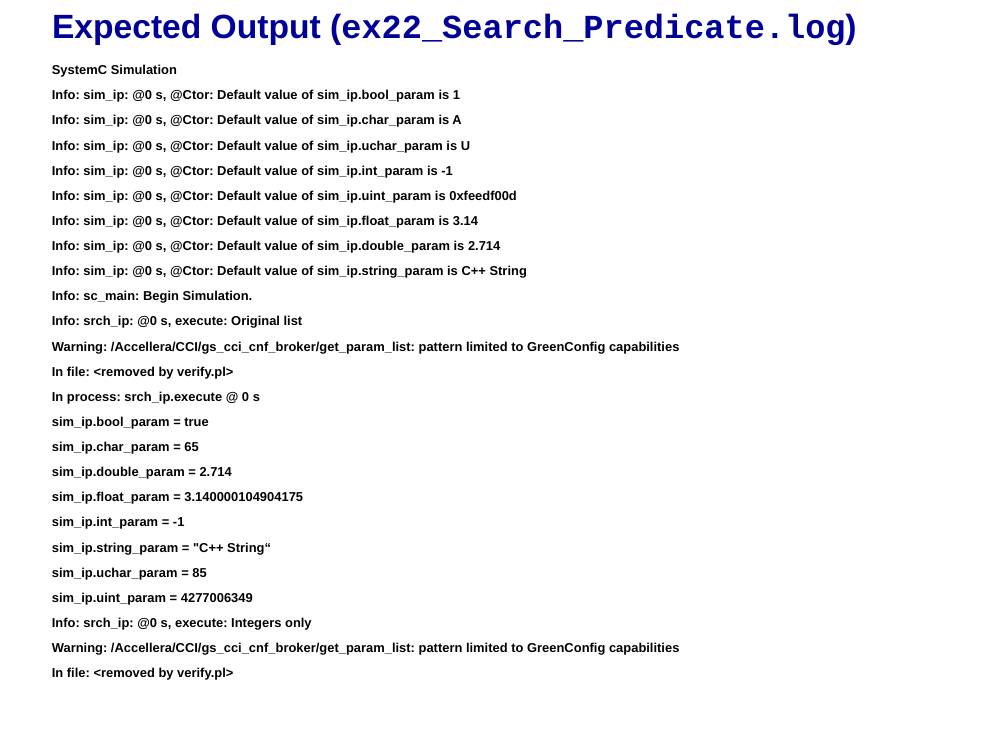
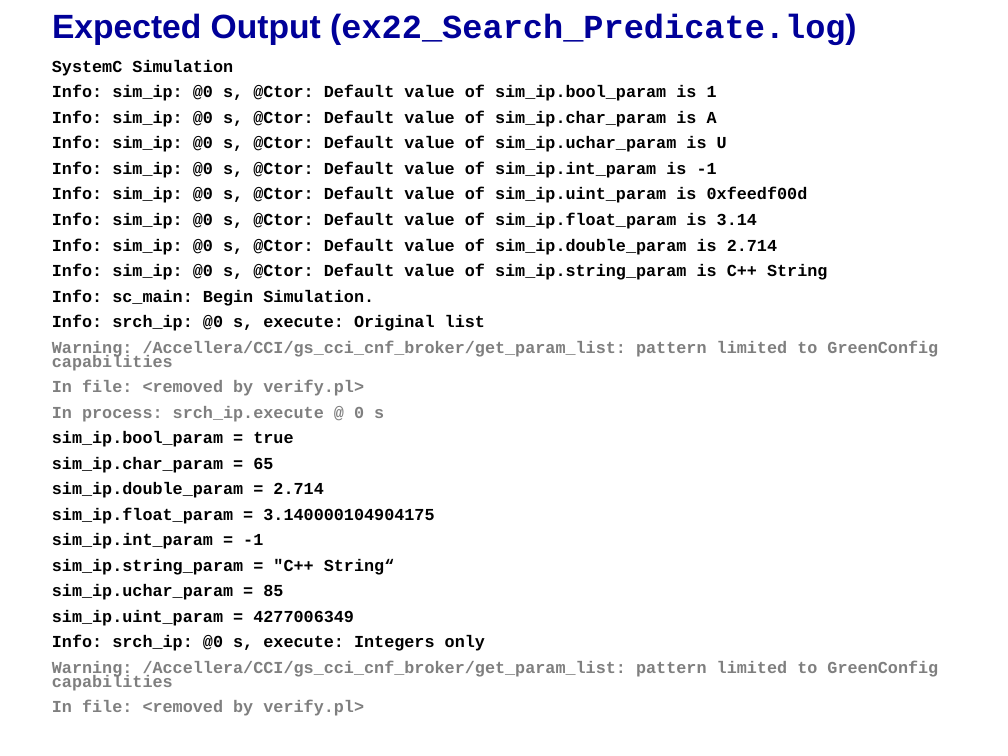
Before and after one commit to accellera-official/cci, a slide deck: slide 5 of examples/ex22_Search_Predicate/docs/ex22_Search_Predicate.ppt. Drawn at 1008x756 pixels with LibreOffice and Linux fonts; fonts in the diff are those of the drawing; background and template pictures are left out. Boxes give left, top, right and bottom in pixels: in the first picture for what was removed or moved away, otherwise in the second. Text is boxed around its words. In the diff, an @@ line names an element or a change of style, - is before the commit and + after.

```diff
--- a/examples/ex22_Search_Predicate/docs/ex22_Search_Predicate.ppt
+++ b/examples/ex22_Search_Predicate/docs/ex22_Search_Predicate.ppt
@@ text "SystemC Simulation" at (52,60,938,691): size 9.2 to 12 pt, font Arial to Courier New; text colour #000000 to #7F7F7F in "Warning: /Accellera/CCI/gs_cci_cnf_broker/get_param_list: pa ...", "In file: <removed by verify.pl>", "In process: srch_ip.execute @ 0 s", "Warning: /Accellera/CCI/gs_cci_cnf_broker/get_param_list: pa ..." and 1 more places; line spacing 1 to 10pt; more space between paragraphs @@
```
Also in this commit, not shown: 4 other slides changed, 1 other file.
